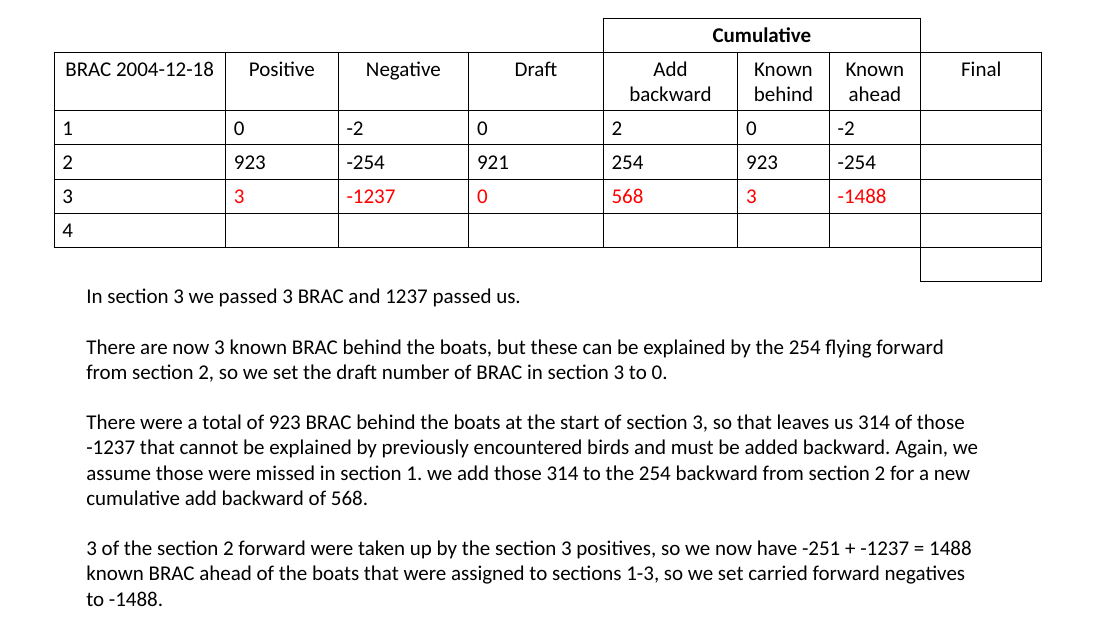
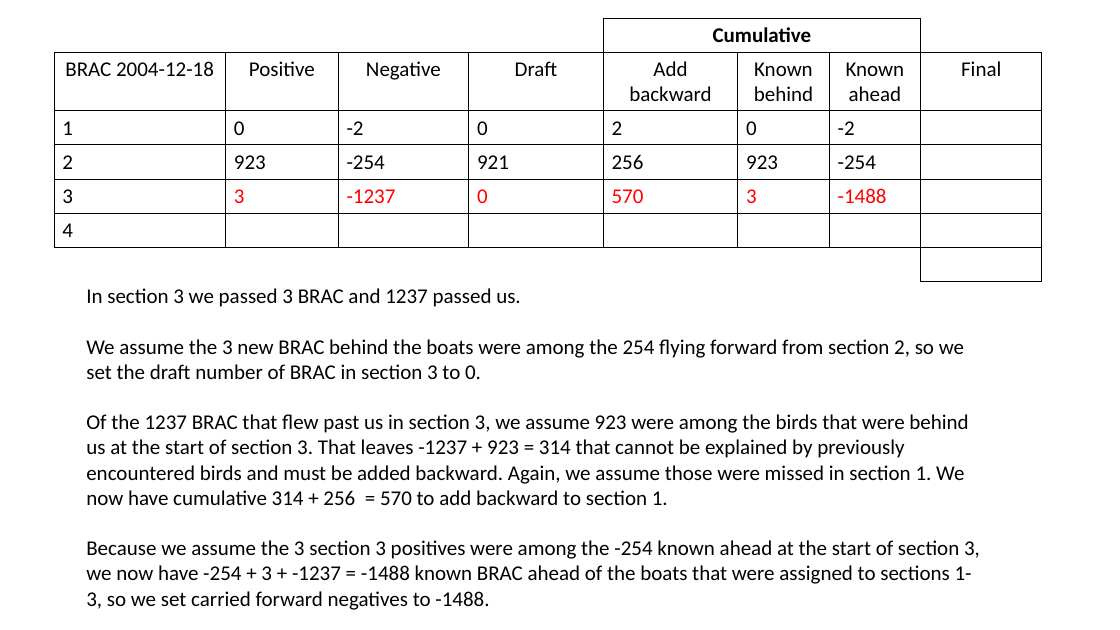
Before and after one commit to scottfjennings/ACR_waterbird_data_management, a slide deck: slide 4 of new_negative_logic_examples.pptx. Drawn at 1120x630 pixels with LibreOffice and Linux fonts; fonts in the diff are those of the drawing. Boxes give left, top, right and bottom in pixels: in the first picture for what was removed or moved away, otherwise in the second. Text is boxed around its words. In the diff, an @@ line names an element or a change of style, - is before the commit and + after.

```diff
--- a/new_negative_logic_examples.pptx
+++ b/new_negative_logic_examples.pptx
@@ table at [54, 18, 1041, 281] @@
-row 4, column 5: 254
+row 4, column 5: 256
-row 5, column 5: 568
+row 5, column 5: 570
@@ text at [86, 339, 980, 610]: text changed @@
-There are now 3 known BRAC behind the boats, but these can be explained by the 254 flying forward from section 2, so we set the draft number of BRAC in section 3 to 0.
-There were a total of 923 BRAC behind the boats at the start of section 3, so that leaves us 314 of those -1237 that cannot be explained by previously encountered birds and must be added backward. Again, we assume those were missed in section 1. we add those 314 to the 254 backward from section 2 for a new cumulative add backward of 568.
-3 of the section 2 forward were taken up by the section 3 positives, so we now have -251 + -1237 = 1488 known BRAC ahead of the boats that were assigned to sections 1-3, so we set carried forward negatives to -1488.
+We assume the 3 new BRAC behind the boats were among the 254 flying forward from section 2, so we set the draft number of BRAC in section 3 to 0.
+Of the 1237 BRAC that flew past us in section 3, we assume 923 were among the birds that were behind us at the start of section 3. That leaves -1237 + 923 = 314 that cannot be explained by previously encountered birds and must be added backward. Again, we assume those were missed in section 1. We now have cumulative 314 + 256 = 570 to add backward to section 1.
+Because we assume the 3 section 3 positives were among the -254 known ahead at the start of section 3, we now have -254 + 3 + -1237 = -1488 known BRAC ahead of the boats that were assigned to sections 1-3, so we set carried forward negatives to -1488.
```
Also in this commit, not shown: 19 other slides changed, 1 other file.
